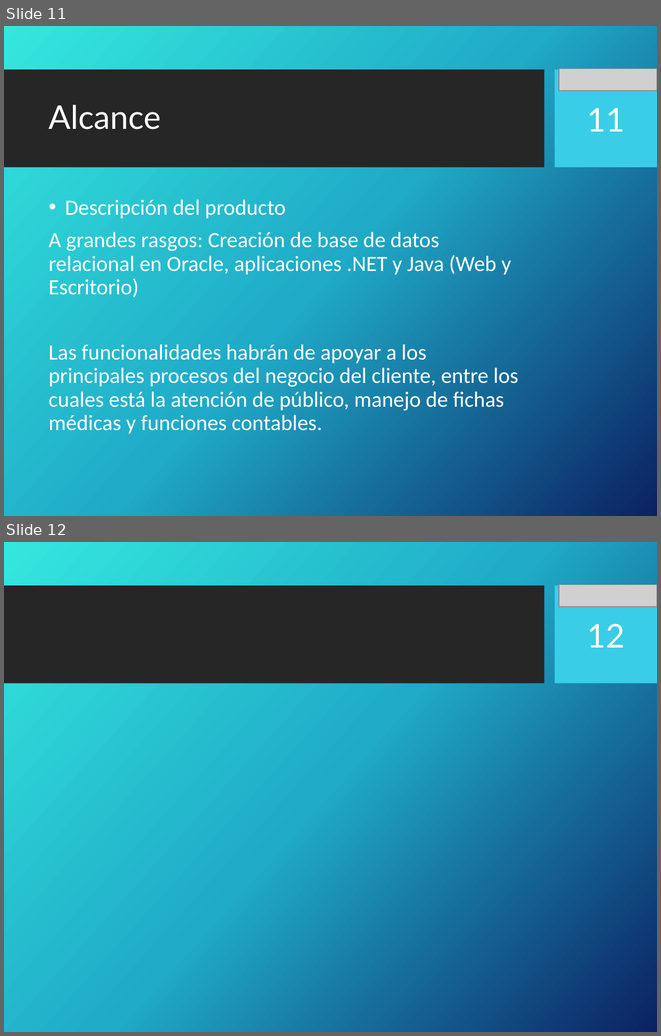
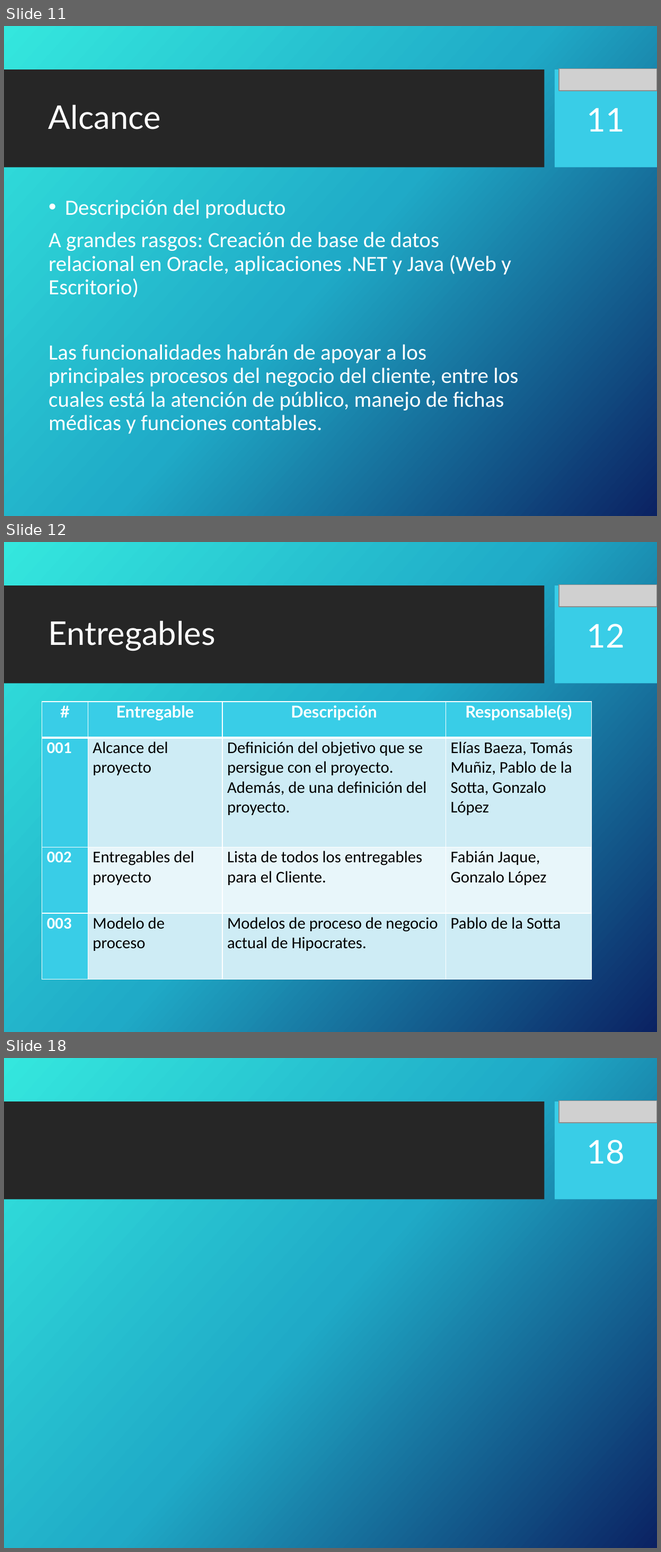
Before and after one commit to portafolio2016/hipocrates, a slide deck: docs/plan-de-proyecto/ppt-iteracion1.pptx. Shown one above the other, each under a label of ours: slides 11 and 12 before the commit, slides 11, 12 and 18 after it; the slides between them are not shown. The pictures are 661x1036 and 661x1552 pixels, drawn with LibreOffice and Linux fonts; fonts in the diff are those of the drawing; grey boxes stand for pictures; background and template pictures are left out. Boxes give left, top, right and bottom in pixels: in the first picture for what was removed or moved away, otherwise in the second. Text is boxed around its words. In the diff, an @@ line names an element or a change of style, - is before the commit and + after.

Commit message:
Agregado Entregables

```diff
--- a/docs/plan-de-proyecto/ppt-iteracion1.pptx
+++ b/docs/plan-de-proyecto/ppt-iteracion1.pptx
@@ slide 12 added at (4, 542, 657, 1032), background picture (left out); not listed: 2 template elements that a slide beside it also shows @@
@@ picture added at (559, 585, 657, 607) @@
@@ title added at (49, 620, 215, 651), 36 pt, text #FFFFFF @@
+Entregables
@@ page number added at (587, 624, 625, 647), 36 pt, text #FFFFFF @@
+12
@@ table added at (42, 702, 592, 979), 4 rows, 4 columns @@
+# | Entregable | Descripción | Responsable(s)
+001 | Alcance del proyecto | Definición del objetivo que se persigue con el proyecto. Además, de una definición del proyecto. | Elías Baeza, Tomás Muñiz, Pablo de la Sotta, Gonzalo López
+002 | Entregables del proyecto | Lista de todos los entregables para el Cliente. | Fabián Jaque, Gonzalo López
+003 | Modelo de proceso | Modelos de proceso de negocio actual de Hipocrates. | Pablo de la Sotta
@@ what was slide 12 is now slide 18 @@
@@ page number at (587, 1140, 625, 1164): text changed @@
-12
+18
```
Also in this commit, not shown: 5 other slides added.
